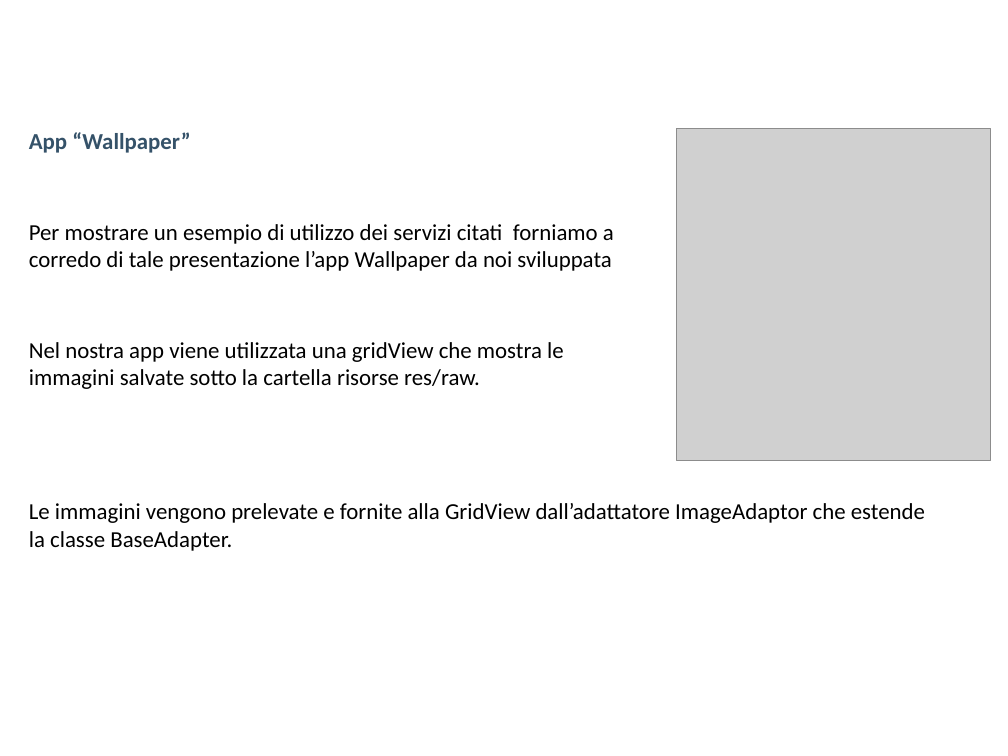
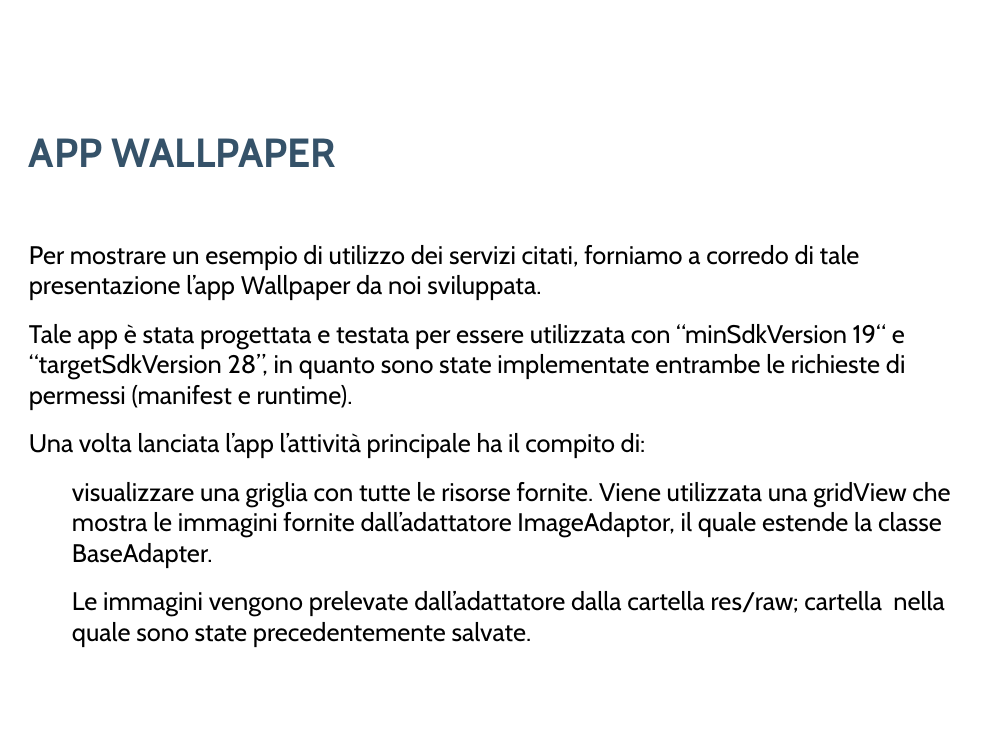
Before and after one commit to 0088024/Wallpaper_v4, a slide deck: slide 11 of ESONERO_WALLPAPERS_FPR-IOL2018(2).odp. Drawn at 1008x756 pixels with LibreOffice and Linux fonts; fonts in the diff are those of the drawing; grey boxes stand for pictures; background and template pictures are left out. Boxes give left, top, right and bottom in pixels: in the first picture for what was removed or moved away, otherwise in the second. Text is boxed around its words. In the diff, an @@ line names an element or a change of style, - is before the commit and + after.

```diff
--- a/ESONERO_WALLPAPERS_FPR-IOL2018(2).odp
+++ b/ESONERO_WALLPAPERS_FPR-IOL2018(2).odp
@@ text at (29,138,950,647): text changed; size 18 to 20 pt; font Calibri to Cabin @@
-App “Wallpaper”
-Per mostrare un esempio di utilizzo dei servizi citati forniamo a corredo di tale presentazione l’app Wallpaper da noi sviluppata
-Nel nostra app viene utilizzata una gridView che mostra le immagini salvate sotto la cartella risorse res/raw.
+APP WALLPAPER
+Per mostrare un esempio di utilizzo dei servizi citati, forniamo a corredo di tale presentazione l’app Wallpaper da noi sviluppata.
+Tale app è stata progettata e testata per essere utilizzata con “minSdkVersion 19“ e “targetSdkVersion 28”, in quanto sono state implementate entrambe le richieste di permessi (manifest e runtime).
+Una volta lanciata l’app l’attività principale ha il compito di:
+● visualizzare una griglia con tutte le risorse fornite. Viene utilizzata una gridView che mostra le immagini fornite dall’adattatore ImageAdaptor, il quale estende la classe BaseAdapter.
+● Le immagini vengono prelevate dall’adattatore dalla cartella res/raw; cartella nella quale sono state precedentemente salvate.
@@ picture removed at (677,129,991,461) @@
@@ text removed at (29,503,925,551) @@
-Le immagini vengono prelevate e fornite alla GridView dall’adattatore ImageAdaptor che estende la classe BaseAdapter.
```
Also in this commit, not shown: 16 other slides changed, 2 slides added, 12 slides removed.
